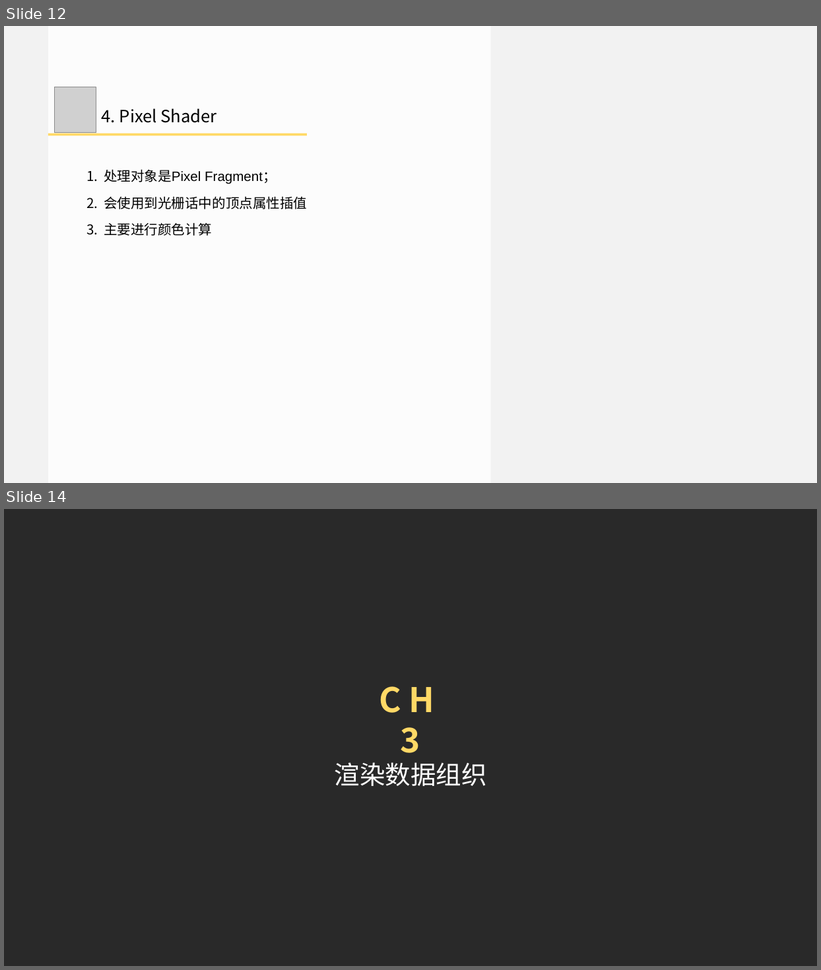
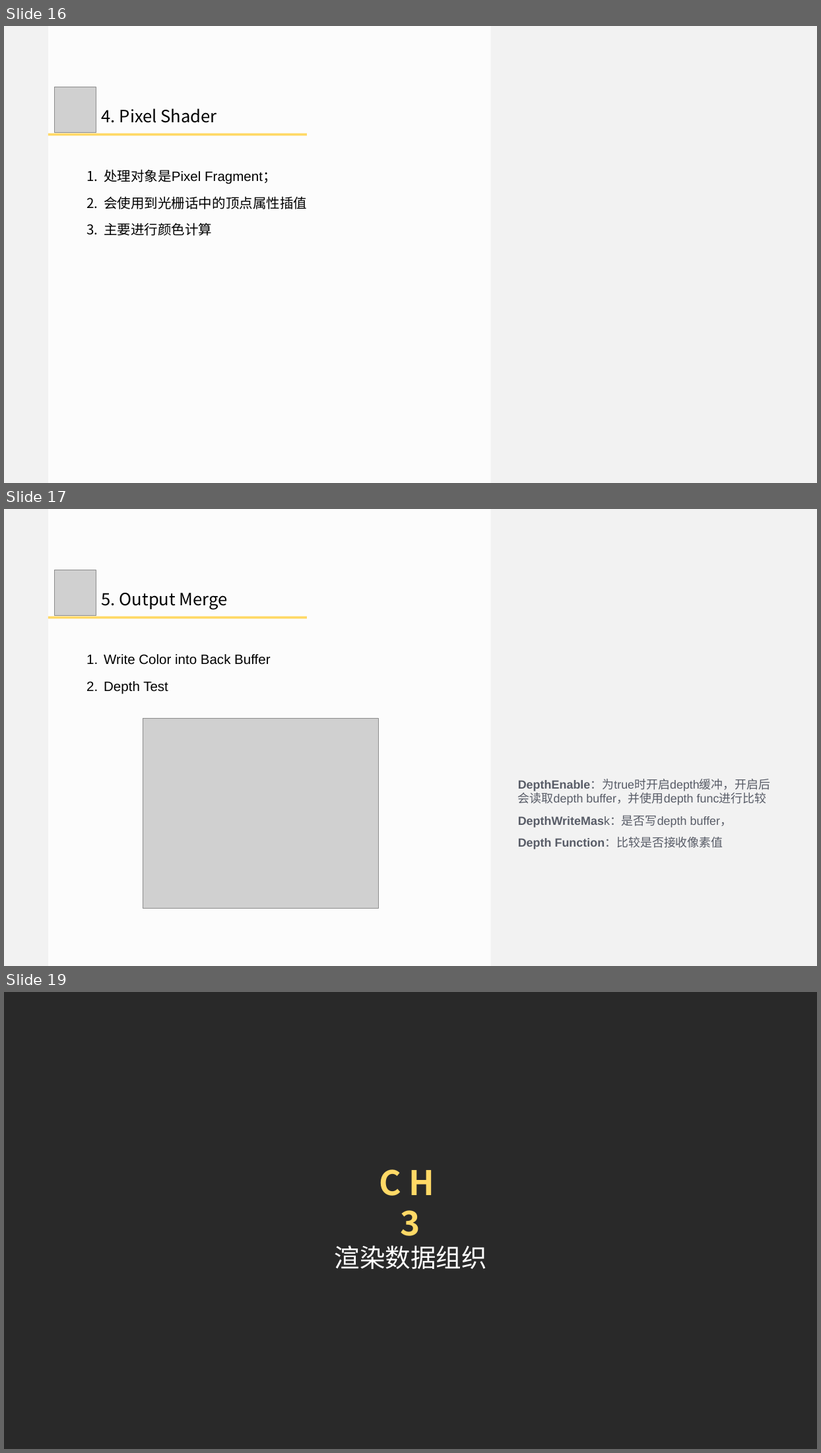
Before and after one commit to doomlover/KSGameEngineTutorials, a slide deck: PPTs/03.深入DX12绘制一.pptx. Shown one above the other, each under a label of ours: slides 12 and 14 before the commit, slides 16, 17 and 19 after it; the slides between them are not shown. The pictures are 821x970 and 821x1453 pixels, drawn with LibreOffice and Linux fonts; fonts in the diff are those of the drawing; grey boxes stand for pictures. Boxes give left, top, right and bottom in pixels: in the first picture for what was removed or moved away, otherwise in the second. Text is boxed around its words. In the diff, an @@ line names an element or a change of style, - is before the commit and + after.

```diff
--- a/PPTs/03.深入DX12绘制一.pptx
+++ b/PPTs/03.深入DX12绘制一.pptx
@@ slide 17 added at [4,509,817,966], background #F2F2F2 @@
@@ rectangle added at [48,509,491,966], fill #FFFFFF at 80% opacity @@
@@ picture added at [55,570,96,616] @@
@@ text added at [102,593,228,610], 40 pt, text #000000 @@
+5. Output Merge
@@ rectangle added at [48,617,307,619], fill #FFD966 @@
@@ text added at [104,654,270,694], 32 pt, text #000000 @@
+1. Write Color into Back Buffer
+2. Depth Test
@@ picture added at [143,718,378,909] @@
@@ text added at [518,780,771,850], 28 pt, text #585C68 @@
+DepthEnable：为true时开启depth缓冲，开启后会读取depth buffer，并使用depth func进行比较
+DepthWriteMask：是否写depth buffer，
+Depth Function：比较是否接收像素值
@@ what was slide 12 is now slide 16 @@
@@ what was slide 14 is now slide 19 @@
```
Also in this commit, not shown: 17 slides changed, 4 other slides added, 1 slide removed, 1 other file.
